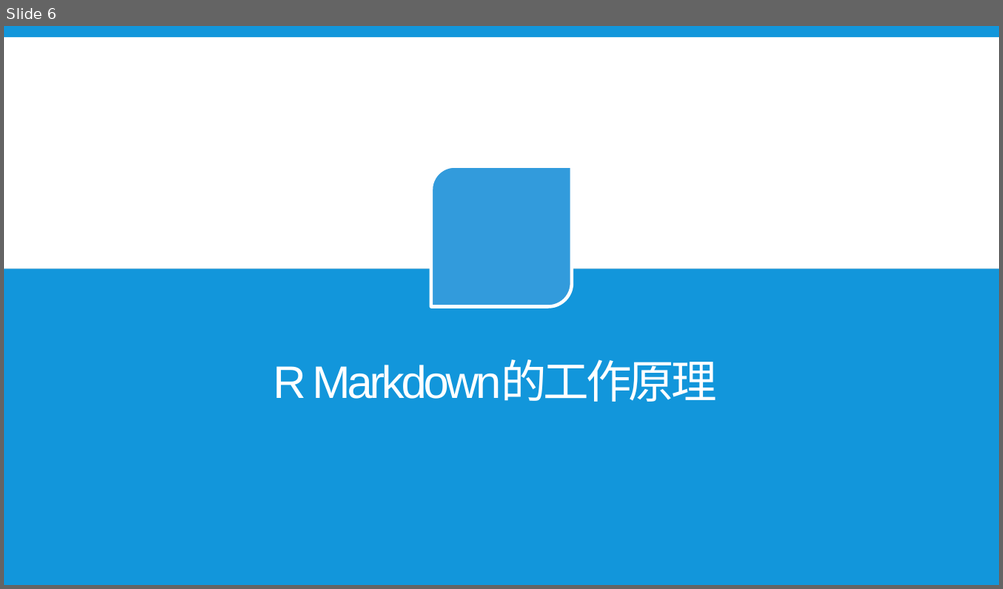
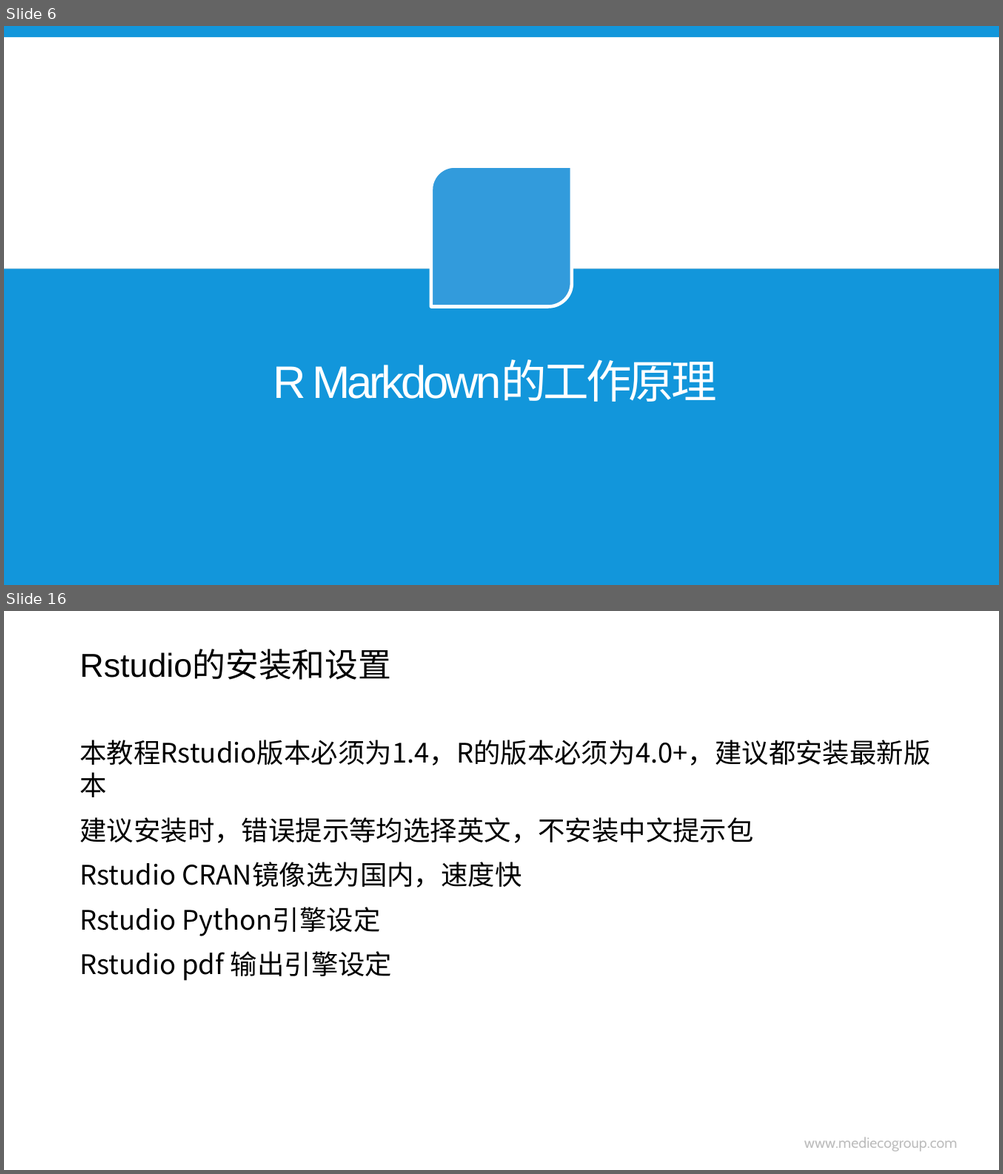
Before and after one commit to hao203/rmd_china, a slide deck: slides/01.History&Works/01-History-Works.pptx. Shown one above the other, each under a label of ours: slide 6 before the commit, slides 6 and 16 after it; the slides between them are not shown. The pictures are 1003x589 and 1003x1174 pixels, drawn with LibreOffice and Linux fonts; fonts in the diff are those of the drawing; background and template pictures are left out. Boxes give left, top, right and bottom in pixels: in the first picture for what was removed or moved away, otherwise in the second. Text is boxed around its words. In the diff, an @@ line names an element or a change of style, - is before the commit and + after.

```diff
--- a/slides/01.History&Works/01-History-Works.pptx
+++ b/slides/01.History&Works/01-History-Works.pptx
@@ slide 16 added at bbox=[4, 611, 999, 1170], background #CCE8CF @@
@@ title added at bbox=[79, 651, 391, 680], 32 pt, text #000000 @@
+Rstudio的安装和设置
@@ text added at bbox=[79, 740, 930, 981], 26 pt, text #000000 @@
+本教程Rstudio版本必须为1.4，R的版本必须为4.0+，建议都安装最新版本
+建议安装时，错误提示等均选择英文，不安装中文提示包
+Rstudio CRAN镜像选为国内，速度快
+Rstudio Python引擎设定
+Rstudio pdf 输出引擎设定
@@ text added at bbox=[804, 1137, 957, 1152], 14 pt, text #000000 at 26% opacity @@
+www.mediecogroup.com
```
Also in this commit, not shown: 3 slides changed, 11 other slides added, 3 slides removed, 14 other files.
